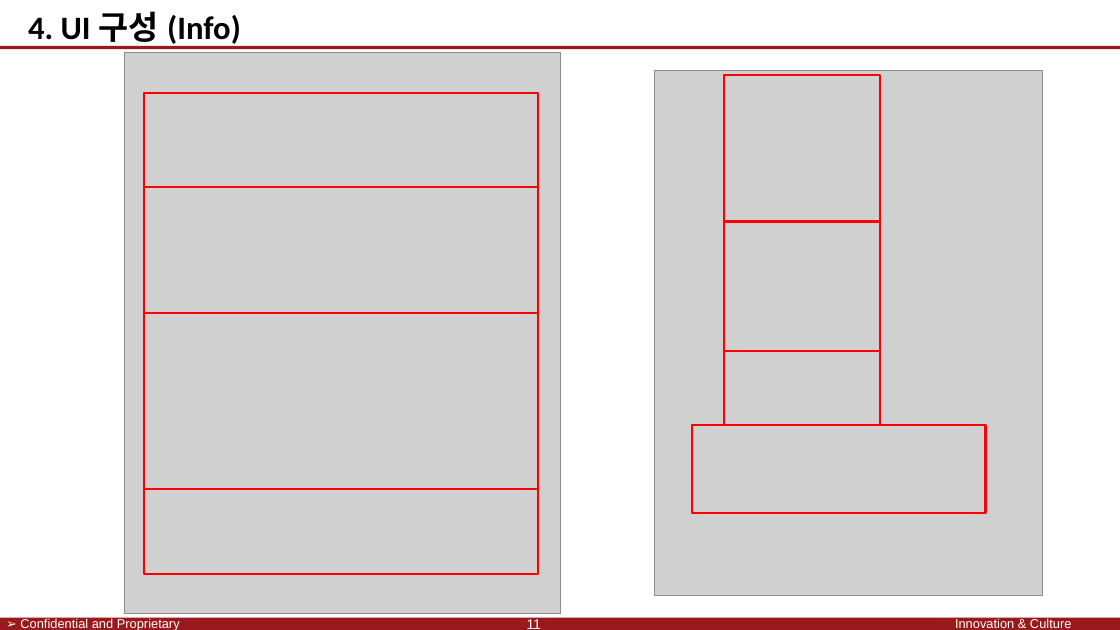
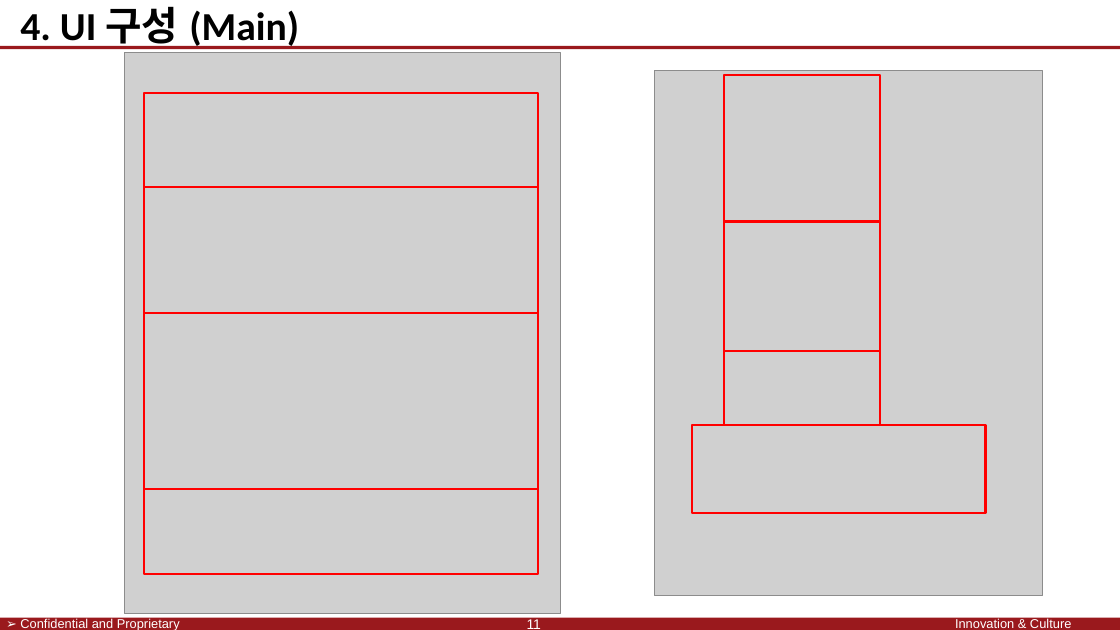
Before and after one commit to SaintSeong/JusungProject, a slide deck: slide 11 of A조 발표.pptx. Drawn at 1120x630 pixels with LibreOffice and Linux fonts; fonts in the diff are those of the drawing; grey boxes stand for pictures; background and template pictures are left out. Boxes give left, top, right and bottom in pixels: in the first picture for what was removed or moved away, otherwise in the second. Text is boxed around its words. In the diff, an @@ line names an element or a change of style, - is before the commit and + after.

```diff
--- a/A조 발표.pptx
+++ b/A조 발표.pptx
@@ text at bbox=[20, 6, 299, 49]: text changed; size 28 to 34 pt @@
-4. UI 구성 (Info)
+4. UI 구성 (Main)
```
Also in this commit, not shown: 9 other slides changed.
